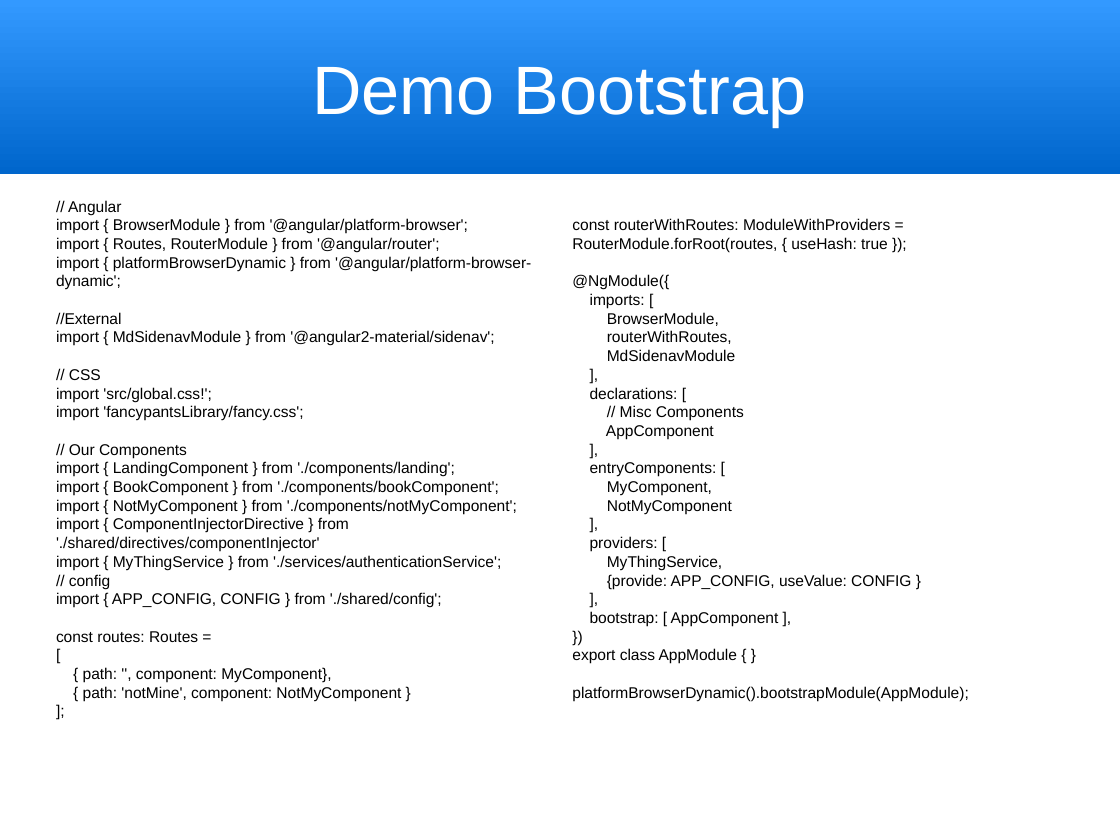
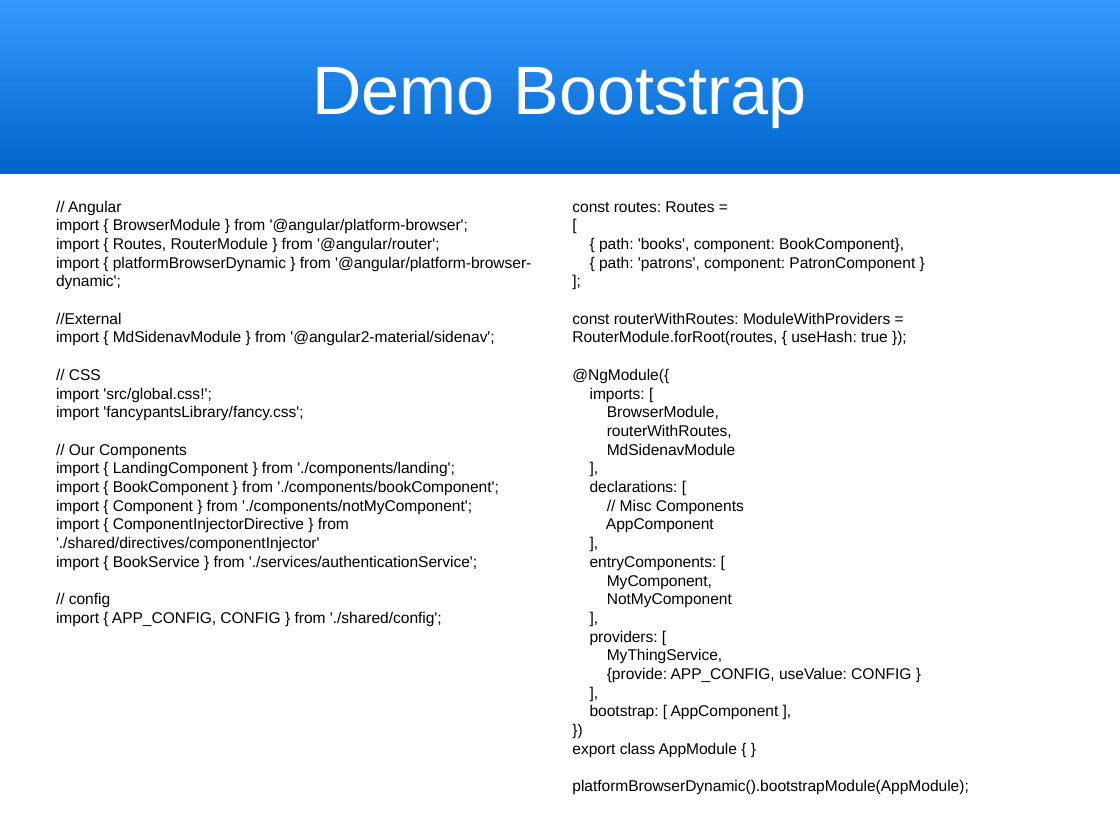
Before and after one commit to trognus/devcon2016, a slide deck: slide 18 of devconNg2.odp (slide 13 before the commit). Drawn at 1120x840 pixels with LibreOffice and Linux fonts; fonts in the diff are those of the drawing. Boxes give left, top, right and bottom in pixels: in the first picture for what was removed or moved away, otherwise in the second. Text is boxed around its words. In the diff, an @@ line names an element or a change of style, - is before the commit and + after.

```diff
--- a/devconNg2.odp
+++ b/devconNg2.odp
@@ text at (572, 201, 915, 271): paragraphs added @@
+const routes: Routes =
+[
+{ path: 'books', component: BookComponent},
+{ path: 'patrons', component: PatronComponent }
+];
@@ text at (56, 499, 472, 514): text changed @@
-import { NotMyComponent } from './components/notMyComponent';
+import { Component } from './components/notMyComponent';
@@ text at (56, 555, 477, 570): text changed @@
-import { MyThingService } from './services/authenticationService';
+import { BookService } from './services/authenticationService';
@@ text at (56, 631, 401, 701): paragraphs removed @@
-const routes: Routes =
-[
-{ path: '', component: MyComponent},
-{ path: 'notMine', component: NotMyComponent }
-];
```
Also in this commit, not shown: 5 other slides changed, 6 slides added, 1 other file.
